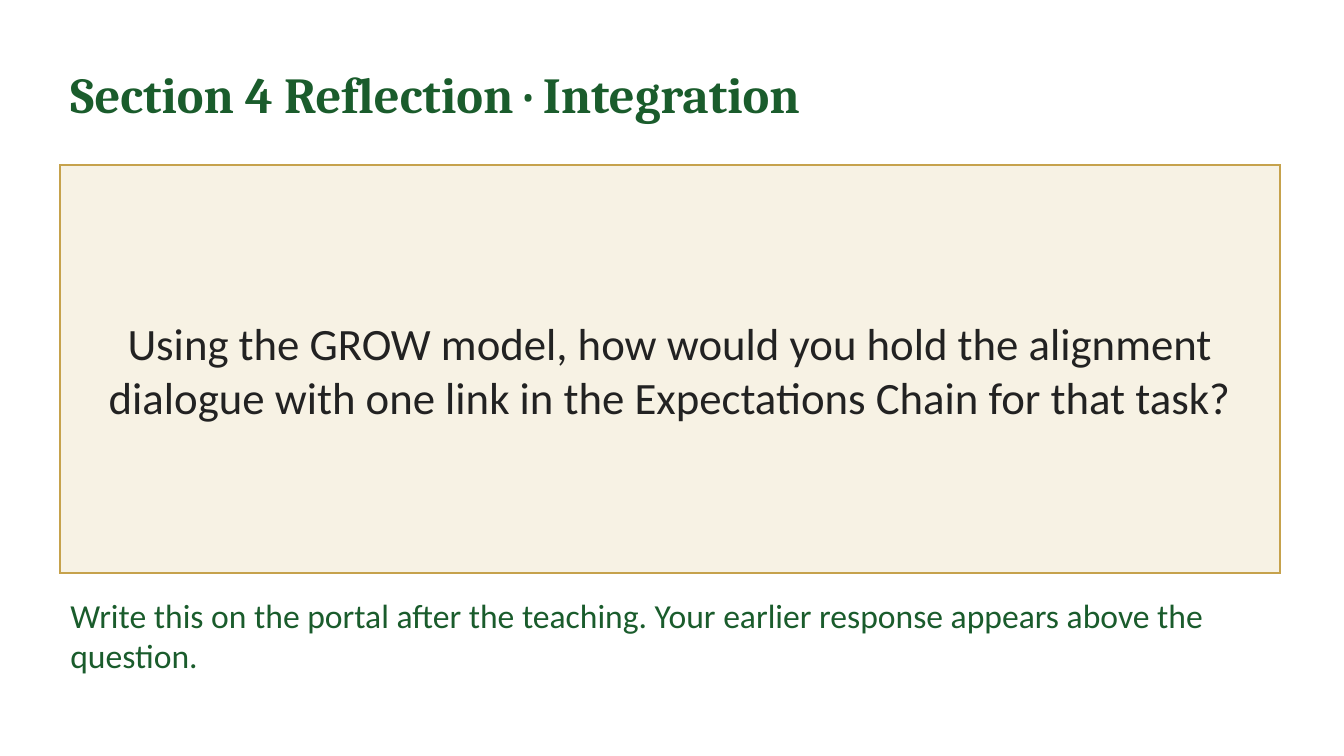
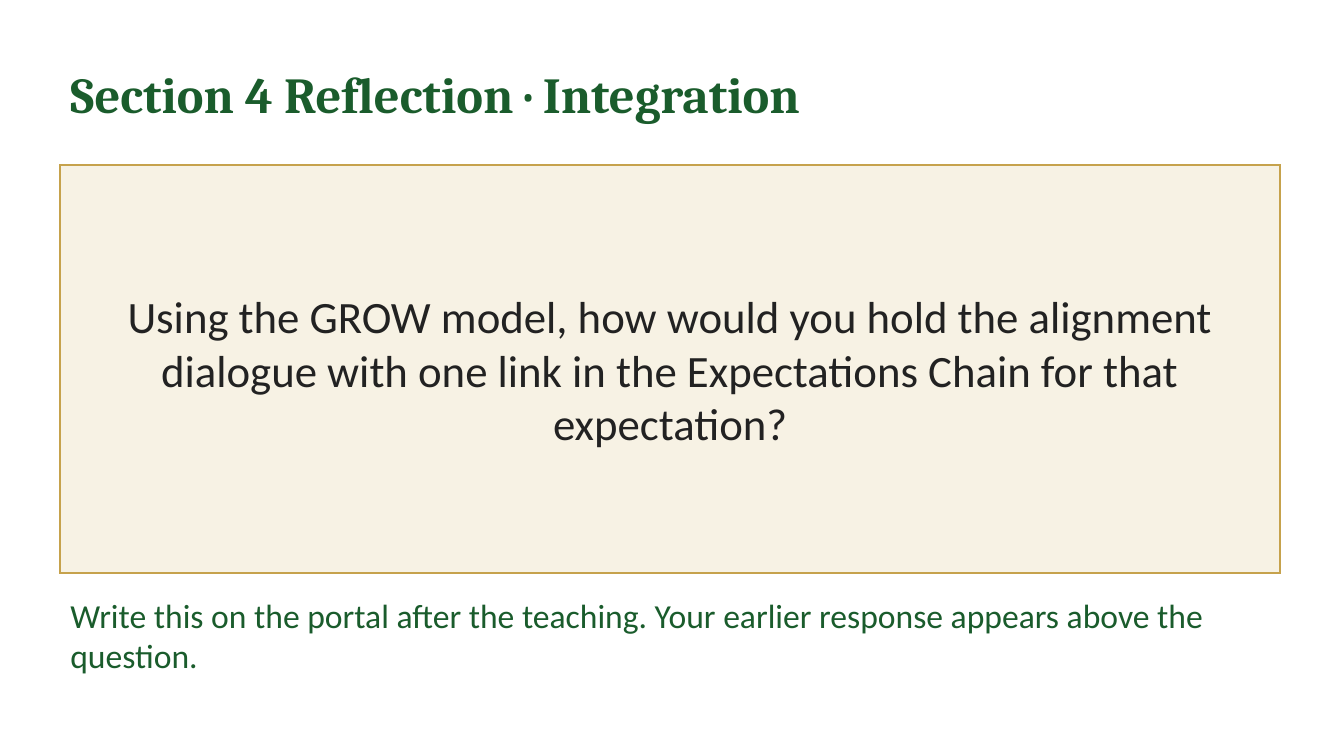
Before and after one commit to IBSL26/ibsl-platform, a slide deck: slide 24 of Unit decks/Unit 07 - Establishing Performance Expectations.pptx. Drawn at 1344x756 pixels with LibreOffice and Linux fonts; fonts in the diff are those of the drawing. Boxes give left, top, right and bottom in pixels: in the first picture for what was removed or moved away, otherwise in the second. Text is boxed around its words. In the diff, an @@ line names an element or a change of style, - is before the commit and + after.

```diff
--- a/Unit decks/Unit 07 - Establishing Performance Expectations.pptx
+++ b/Unit decks/Unit 07 - Establishing Performance Expectations.pptx
@@ text in rectangle at [128, 302, 1212, 448]: text changed @@
-Using the GROW model, how would you hold the alignment dialogue with one link in the Expectations Chain for that task?
+Using the GROW model, how would you hold the alignment dialogue with one link in the Expectations Chain for that expectation?
```
Also in this commit, not shown: 3 other slides changed, 12 other files.
